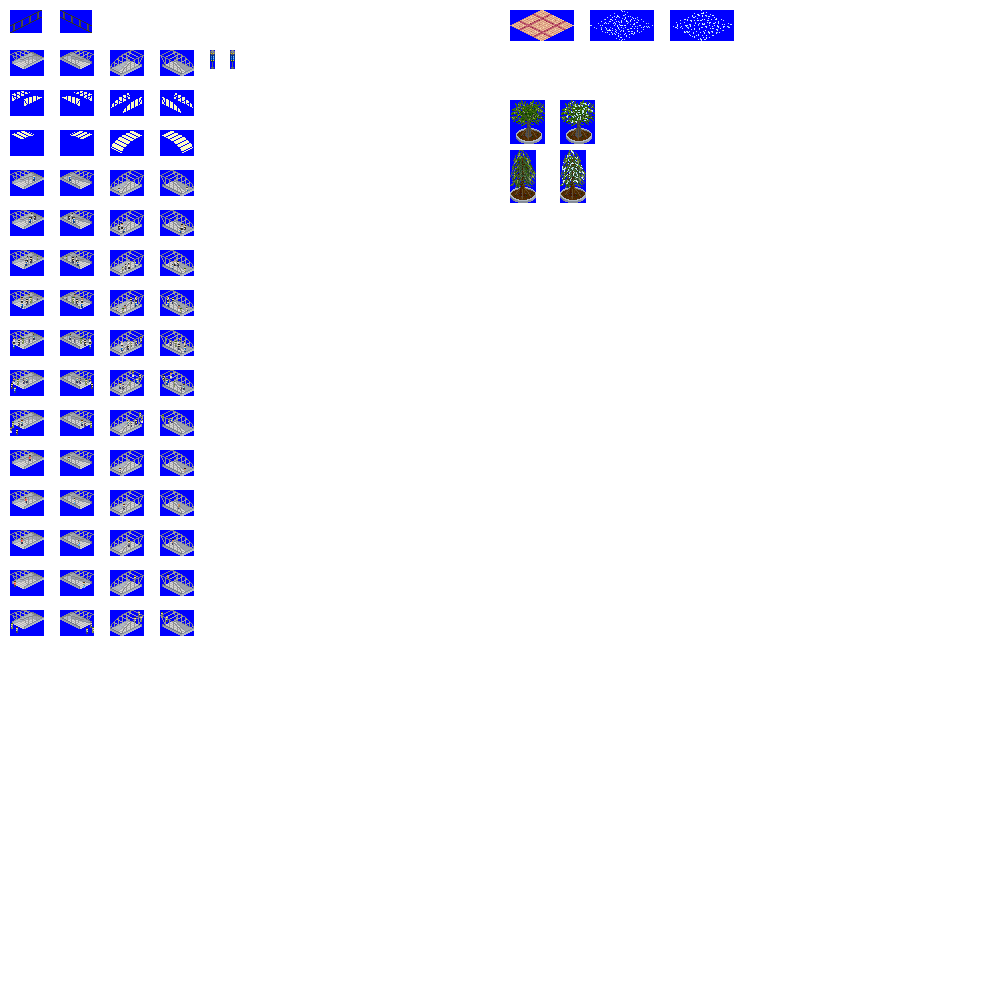
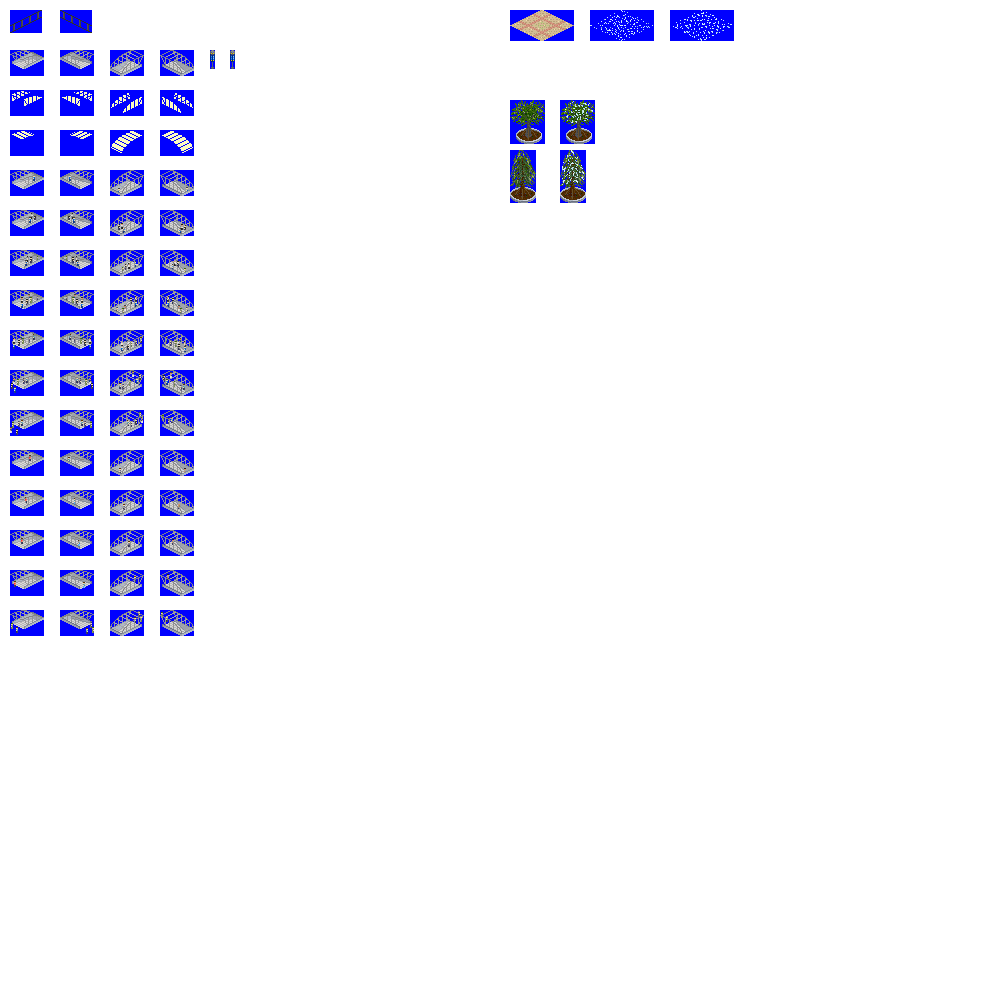
Layers edited between the first and the second (1000, 1000) image:
painted on "sprites" over [left=510, top=10, right=592, bottom=203]
